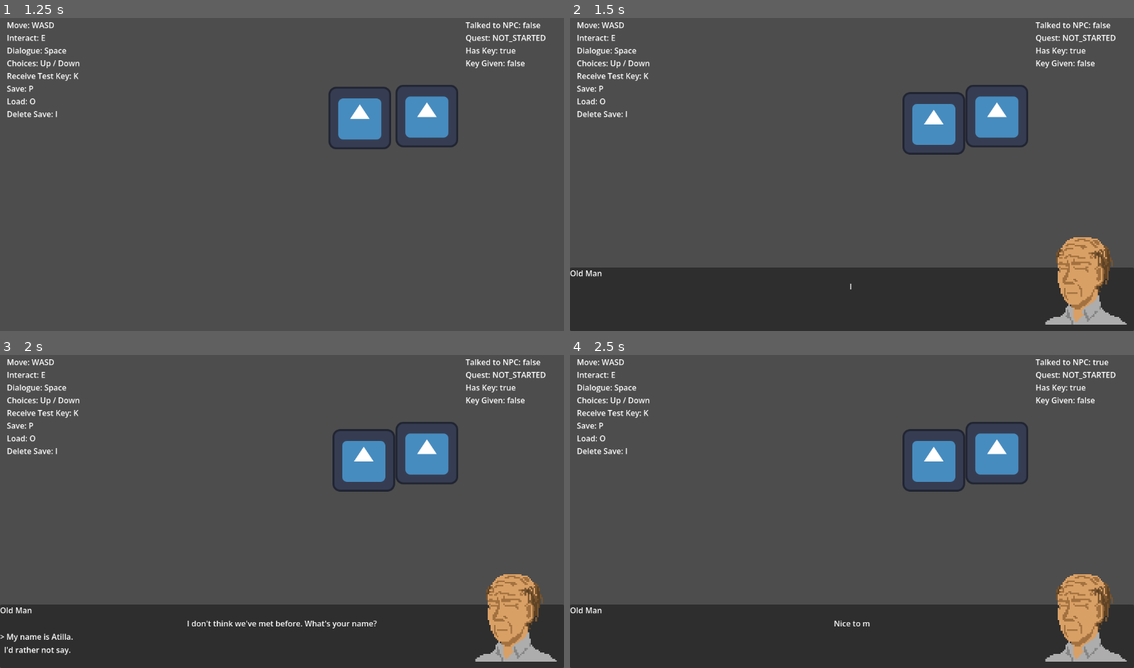
Above: before the commit, frames 1-4 (two rows, left to right).
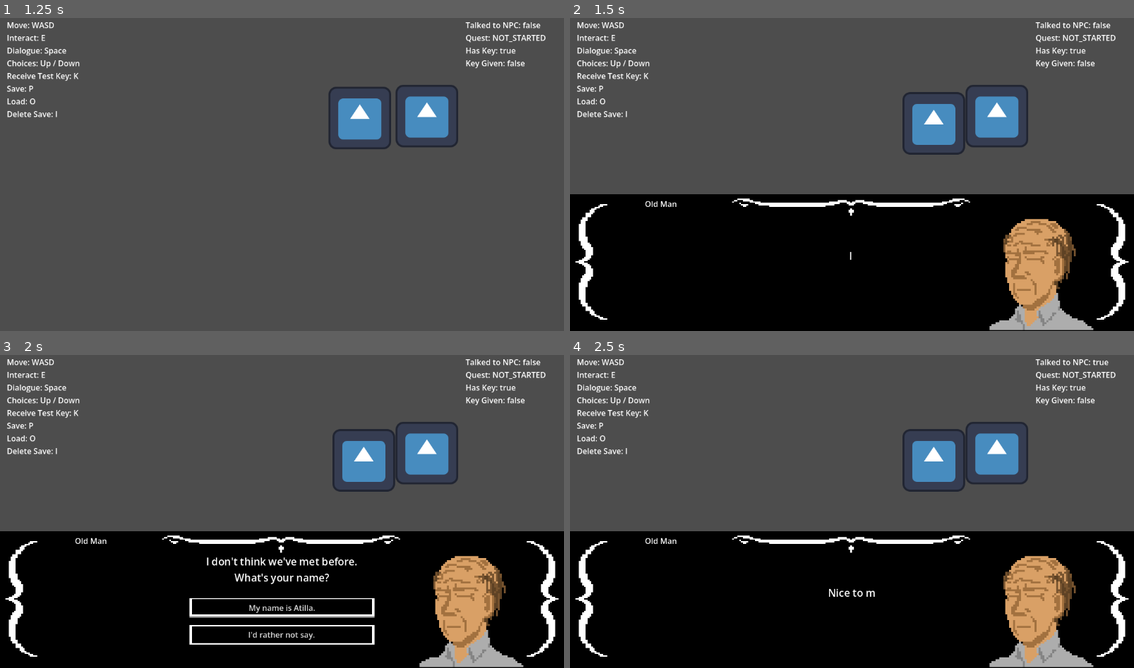
Above: after the commit, the same moments.

Repository: AtillaAkbulut/Godot-Dialogue-Framework
Game: Godot game, scene res://demo_scene.tscn
The game is run twice, just before and just after one commit, with the same random seed, the same clock (stepped at 60 frames per second) and the same inputs. The engine's default icon, where the game draws it, is replaced by a stand-in: a white triangle on a blue panel in a dark square.
Inputs:
- Up to frame 1 (1.25 s): tap Enter (ui_accept) at 0.5, 0.77 s; hold D (right) from 0.53 s (still down); hold K (give_test_key) from 0.53 s (still down)
- Up to frame 2 (1.5 s): release D (right) at 1.28 s; release K (give_test_key) at 1.28 s; hold S (down) from 1.28 s (still down); tap E (interact) at 1.35 s
- Up to frame 3 (2 s): keep holding S (down); tap Enter (ui_accept) at 1.52 s
- Up to frame 4 (2.5 s): tap Enter (ui_accept) at 2 s; release S (down) at 2.03 s; hold D (right) from 2.03 s (still down); hold K (give_test_key) from 2.03 s (still down)

Frame 1 is identical in both runs. In frame 2, 43% of the frame differs, in the area x 0-100%, y 56-100%; in frame 3, 43%; in frame 4, 43%.

Commit message:
refactor: make dialogue UI sizing configurable

Diff:
--- a/dialogue/dialogue_ui.gd
+++ b/dialogue/dialogue_ui.gd
@@ -1,12 +1,24 @@
 extends CanvasLayer
 
-@onready var panel: Panel = $Panel
-@onready var speaker_label: Label = $Panel/VBoxContainer/SpeakerLabel
-@onready var text_label: Label = $Panel/VBoxContainer/TextLabel
-@onready var choices_container: VBoxContainer = $Panel/VBoxContainer/ChoicesContainer
-@onready var portrait_rect: TextureRect = $Panel/PortraitRect
+@onready var panel: NinePatchRect = $Root/Panel
+@onready var speaker_label: Label = $Root/Panel/SpeakerLabel
+@onready var text_label: Label = $Root/Panel/Content/TextLabel
+@onready var choices_container: VBoxContainer = $Root/Panel/Content/Choices
+@onready var portrait_rect: TextureRect = $Root/Panel/Portrait
 
 @export var typewriter_speed: float = 20.0
+
+@export var choice_normal_style: StyleBox
+@export var choice_selected_style: StyleBox
+
+@export_group("Choice Settings")
+
+@export var choice_button_size: Vector2 = Vector2(220, 40)
+
+
+@export_group("Portrait Settings")
+
+@export var portrait_size: Vector2 = Vector2(160, 200)
 
 var full_text: String = ""
 var visible_character_count: float = 0.0
@@ -14,6 +26,7 @@
 
 func _ready() -> void:
 	hide()
+	portrait_rect.custom_minimum_size = portrait_size
 	portrait_rect.hide()
 
 	DialogueManager.dialogue_command_requested.connect(_on_dialogue_command_requested)
@@ -103,24 +116,41 @@
 	_clear_choices()
 
 	for i in choices.size():
-		var label := Label.new()
-		label.text = resolved_choice_texts[i]
-		choices_container.add_child(label)
+		var button := Button.new()
+
+		button.text = resolved_choice_texts[i]
+		button.focus_mode = Control.FOCUS_NONE
+		button.mouse_filter = Control.MOUSE_FILTER_IGNORE
+		button.custom_minimum_size = choice_button_size
+
+		choices_container.add_child(button)
 
 func _on_choice_selection_changed(
 	index: int,
 	resolved_choice_texts: Array
 ) -> void:
-	var labels := choices_container.get_children()
+	var buttons := choices_container.get_children()
 
-	for i in labels.size():
-		var label := labels[i] as Label
-		var choice_text: String = resolved_choice_texts[i]
+	for i in buttons.size():
+		var button := buttons[i] as Button
+
+		if button == null:
+			continue
+
+		button.text = resolved_choice_texts[i]
 
 		if i == index:
-			label.text = "> " + choice_text
+			button.modulate = Color.WHITE
+			_apply_choice_style(
+				button,
+				choice_selected_style
+			)
 		else:
-			label.text = "  " + choice_text
+			button.modulate = Color.WHITE
+			_apply_choice_style(
+				button,
+				choice_normal_style
+			)
 
 func _on_dialogue_finished() -> void:
 	hide()
@@ -148,3 +178,16 @@
 
 		"reset_text_speed":
 			typewriter_speed = 45.0
+
+
+func _apply_choice_style(
+	button: Button,
+	style: StyleBox
+) -> void:
+	if style == null:
+		return
+
+	button.add_theme_stylebox_override("normal", style)
+	button.add_theme_stylebox_override("hover", style)
+	button.add_theme_stylebox_override("pressed", style)
+	button.add_theme_stylebox_override("focus", style)
--- a/dialogue/dialogue_ui.tscn
+++ b/dialogue/dialogue_ui.tscn
@@ -1,43 +1,99 @@
 [gd_scene format=3 uid="uid://cfnqikp8pt2t0"]
 
 [ext_resource type="Script" uid="uid://d3ihoen72q350" path="res://dialogue/dialogue_ui.gd" id="1_km8cd"]
+[ext_resource type="StyleBox" uid="uid://ce8yv2qcj267n" path="res://dialogue/themes/default/choice_normal_style.tres" id="2_u0wqm"]
+[ext_resource type="StyleBox" uid="uid://sdi5hww24rha" path="res://dialogue/themes/default/choice_selected_style.tres" id="3_2m2cu"]
+[ext_resource type="Texture2D" uid="uid://dqy88n37ual3e" path="res://dialogue_panel.png" id="4_2m2cu"]
 
 [node name="DialogueUI" type="CanvasLayer" unique_id=719020287]
 script = ExtResource("1_km8cd")
+choice_normal_style = ExtResource("2_u0wqm")
+choice_selected_style = ExtResource("3_2m2cu")
 
-[node name="Panel" type="Panel" parent="." unique_id=732633407]
-anchors_preset = 12
-anchor_top = 1.0
-anchor_right = 1.0
-anchor_bottom = 1.0
-offset_top = -130.0
-grow_horizontal = 2
-grow_vertical = 0
-
-[node name="PortraitRect" type="TextureRect" parent="Panel" unique_id=1329126609]
-layout_mode = 0
-offset_left = 949.0
-offset_top = -84.0
-offset_right = 1142.0
-offset_bottom = 117.0
-expand_mode = 3
-stretch_mode = 5
-
-[node name="VBoxContainer" type="VBoxContainer" parent="Panel" unique_id=171998722]
-layout_mode = 1
+[node name="Root" type="Control" parent="." unique_id=1791254484]
+layout_mode = 3
 anchors_preset = 15
 anchor_right = 1.0
 anchor_bottom = 1.0
 grow_horizontal = 2
 grow_vertical = 2
 
-[node name="SpeakerLabel" type="Label" parent="Panel/VBoxContainer" unique_id=77159645]
+[node name="Panel" type="NinePatchRect" parent="Root" unique_id=1460574162]
+custom_minimum_size = Vector2(0, 280)
+layout_mode = 1
+anchors_preset = 12
+anchor_top = 1.0
+anchor_right = 1.0
+anchor_bottom = 1.0
+grow_horizontal = 2
+grow_vertical = 0
+texture = ExtResource("4_2m2cu")
+
+[node name="SpeakerLabel" type="Label" parent="Root/Panel" unique_id=471719829]
+layout_mode = 0
+offset_left = 153.0
+offset_top = 8.0
+offset_right = 215.0
+offset_bottom = 31.0
+text = "OldMan"
+
+[node name="Content" type="VBoxContainer" parent="Root/Panel" unique_id=357551989]
+layout_mode = 1
+anchors_preset = -1
+anchor_right = 1.0
+anchor_bottom = 1.0
+offset_left = 387.0
+offset_right = -387.0
+grow_horizontal = 2
+grow_vertical = 2
+alignment = 1
+
+[node name="TextLabel" type="Label" parent="Root/Panel/Content" unique_id=1622809782]
 layout_mode = 2
-size_flags_horizontal = 0
+theme_override_font_sizes/font_size = 21
+text = "HELLO TRAVELER"
+horizontal_alignment = 1
+autowrap_mode = 2
 
-[node name="TextLabel" type="Label" parent="Panel/VBoxContainer" unique_id=982223704]
+[node name="Spacer" type="Control" parent="Root/Panel/Content" unique_id=1486520798]
+custom_minimum_size = Vector2(0, 19.36)
 layout_mode = 2
-horizontal_alignment = 1
 
-[node name="ChoicesContainer" type="VBoxContainer" parent="Panel/VBoxContainer" unique_id=764783396]
+[node name="Choices" type="VBoxContainer" parent="Root/Panel/Content" unique_id=2017907841]
 layout_mode = 2
+theme_override_constants/separation = 15
+alignment = 1
+
+[node name="Button" type="Button" parent="Root/Panel/Content/Choices" unique_id=1610114253]
+layout_mode = 2
+theme_override_font_sizes/font_size = 22
+text = "BUTTON 1
+"
+
+[node name="Button2" type="Button" parent="Root/Panel/Content/Choices" unique_id=531408863]
+layout_mode = 2
+theme_override_font_sizes/font_size = 22
+text = "BUTTON 1
+"
+
+[node name="Button3" type="Button" parent="Root/Panel/Content/Choices" unique_id=1888444654]
+layout_mode = 2
+theme_override_font_sizes/font_size = 22
+text = "BUTTON 1
+"
+
+[node name="Portrait" type="TextureRect" parent="Root/Panel" unique_id=155628018]
+layout_mode = 1
+anchors_preset = 6
+anchor_left = 1.0
+anchor_top = 0.5
+anchor_right = 1.0
+anchor_bottom = 0.5
+offset_left = -323.0
+offset_top = -117.0
+offset_right = -67.0
+offset_bottom = 138.0
+grow_horizontal = 0
+grow_vertical = 2
+expand_mode = 1
+stretch_mode = 5
--- /dev/null
+++ b/dialogue/themes/default/choice_normal_style.tres
@@ -0,0 +1,6 @@
+[gd_resource type="StyleBoxTexture" format=3 uid="uid://ce8yv2qcj267n"]
+
+[ext_resource type="Texture2D" uid="uid://ea0aexjk008b" path="res://normal_choice_button.png" id="1_72t47"]
+
+[resource]
+texture = ExtResource("1_72t47")
--- /dev/null
+++ b/dialogue/themes/default/choice_selected_style.tres
@@ -0,0 +1,6 @@
+[gd_resource type="StyleBoxTexture" format=3 uid="uid://sdi5hww24rha"]
+
+[ext_resource type="Texture2D" uid="uid://dicch6x58elpb" path="res://selected_choice_button.png" id="1_05le5"]
+
+[resource]
+texture = ExtResource("1_05le5")
Binary file added: dialogue_panel.png
Not shown, added: dialogue_panel.png.import
Binary file added: normal_choice_button.png
Not shown, added: normal_choice_button.png.import
Binary file added: selected_choice_button.png
Not shown, added: selected_choice_button.png.import
